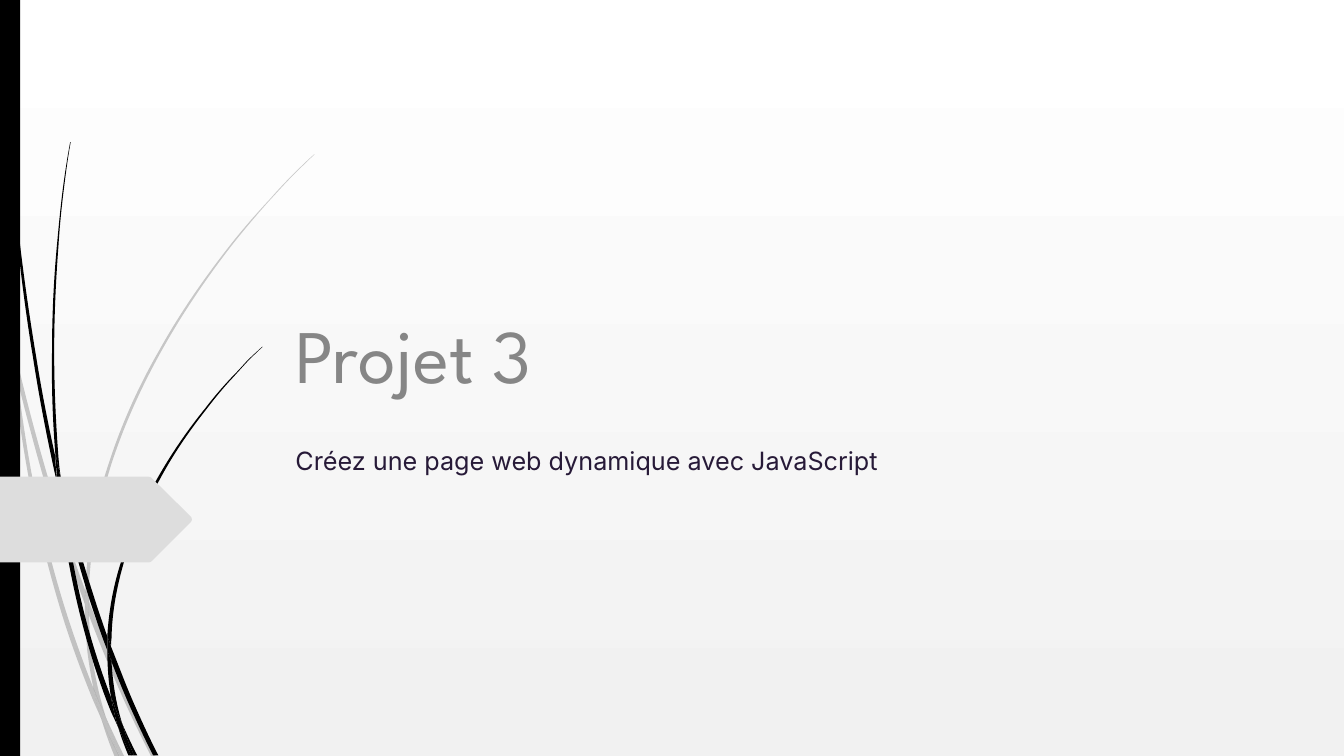
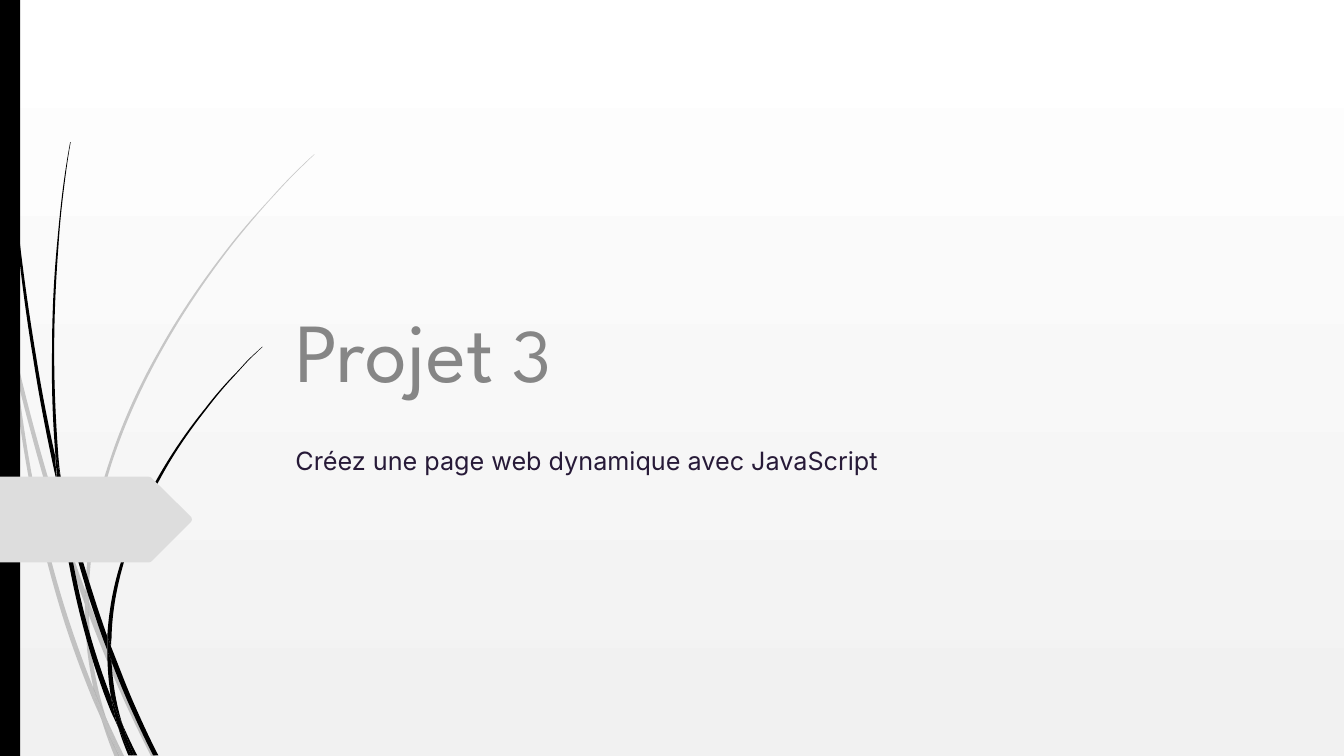
Before and after one commit to Oleome/Portfolio-architecte-sophie-bluel, a slide deck: slide 1 of Projet 3.ppt. Drawn at 1344x756 pixels with LibreOffice and Linux fonts; fonts in the diff are those of the drawing. Boxes give left, top, right and bottom in pixels: in the first picture for what was removed or moved away, otherwise in the second. Text is boxed around its words. In the diff, an @@ line names an element or a change of style, - is before the commit and + after.

```diff
--- a/Projet 3.ppt
+++ b/Projet 3.ppt
@@ title "Projet 3" at (295, 326, 552, 401): size 54 to 60 pt in "Projet" @@
```
Also in this commit, not shown: 7 other slides changed.
